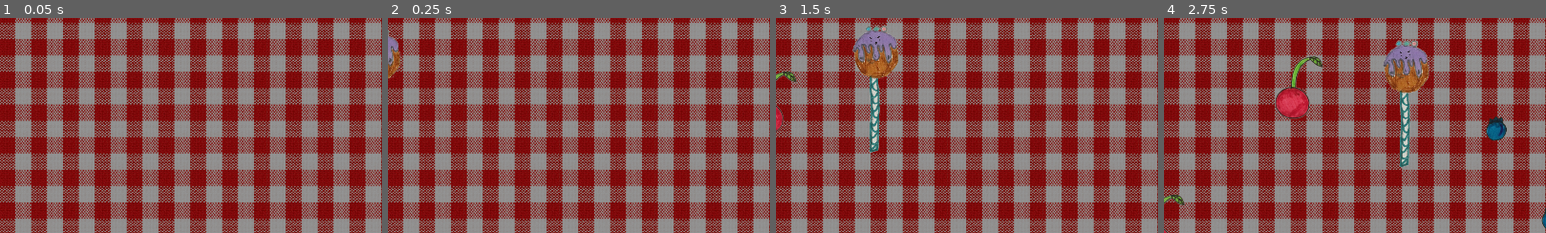
Above: before the commit, frames 1-4 (left to right).
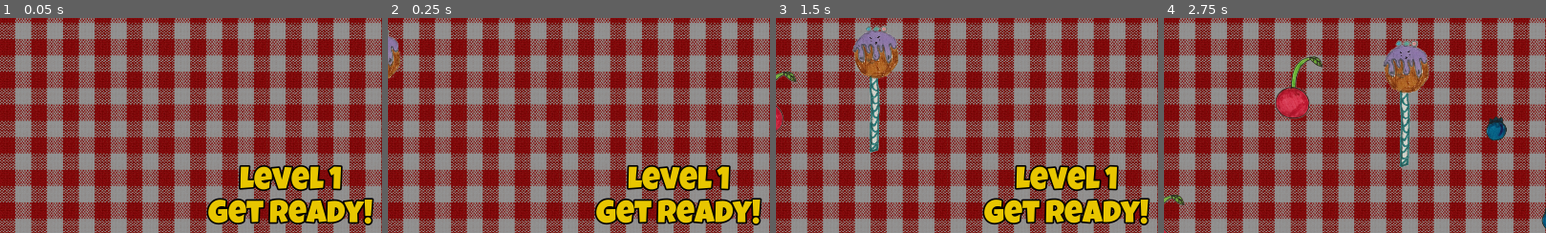
Above: after the commit, the same moments.

Repository: sdt/cake-invaders
Game: Godot game, scene res://Game.tscn
The game is run twice, just before and just after one commit, with the same random seed, the same clock (stepped at 60 frames per second) and the same inputs.
Inputs:
- Up to frame 1 (0.05 s): no input
- Up to frame 2 (0.25 s): no input
- Up to frame 3 (1.5 s): hold Right 0.53-1.28 s; tap Space at 0.77 s; hold Left from 1.28 s (still down)
- Up to frame 4 (2.75 s): tap Space at 1.52 s; release Left at 2.03 s; hold Right from 2.03 s (still down)
The pictures show only the part of the screen within x 10-60%, y 7-57%; the shares and areas given below are measured in that part.

The runs differ from the first frame. In frame 1, 7.2% of the frame differs, in the area x 54-98%, y 68-97%; in frame 2, 7.2%; in frame 3, 7.2%; in frame 4, nothing differs.

Commit message:
Add playable level sequence

Diff:
--- /dev/null
+++ b/Font.tres
@@ -0,0 +1,9 @@
+[gd_resource type="DynamicFont" load_steps=2 format=2]
+
+[ext_resource path="res://Font.ttf" type="DynamicFontData" id=1]
+
+[resource]
+size = 80
+outline_size = 4
+outline_color = Color( 0, 0, 0, 1 )
+font_data = ExtResource( 1 )
--- a/Game.gd
+++ b/Game.gd
@@ -14,6 +14,8 @@
 var startScreen
 var levelIndex = 0
 var currentLevel
+const messageTime = 2
+var messageTimeRemaining = 0
 
 func _init():
 	randomize() # Replace with function body.
@@ -25,6 +27,10 @@
 	initLevel(Level[levelIndex])
 
 func _process(delta):
+	if messageTimeRemaining > 0:
+		messageTimeRemaining = messageTimeRemaining - delta
+		if messageTimeRemaining <= 0:
+			$Message.visible = false
 	if currentLevel.isFinished():
 		remove_child(currentLevel)
 		levelIndex = (levelIndex + 1) % Level.size()
@@ -53,4 +59,9 @@
 func initLevel(type):
 	currentLevel = type.instance()
 	currentLevel.player = player
+	var message = $Message
+	message.text = currentLevel.message
+	message.visible = true
+
+	messageTimeRemaining = messageTime
 	add_child(currentLevel)
--- a/Game.tscn
+++ b/Game.tscn
@@ -1,9 +1,10 @@
-[gd_scene load_steps=6 format=2]
+[gd_scene load_steps=7 format=2]
 
 [ext_resource path="res://Game.gd" type="Script" id=1]
 [ext_resource path="res://Doughnut.png" type="Texture" id=2]
 [ext_resource path="res://Player.gd" type="Script" id=3]
 [ext_resource path="res://Tablecloth.png" type="Texture" id=4]
+[ext_resource path="res://Font.tres" type="DynamicFont" id=5]
 
 [sub_resource type="CircleShape2D" id=1]
 
@@ -29,3 +30,17 @@
 z_index = -10
 texture = ExtResource( 4 )
 centered = false
+
+[node name="Message" type="Label" parent="."]
+margin_left = 556.0
+margin_top = 394.0
+margin_right = 1308.0
+margin_bottom = 669.0
+size_flags_horizontal = 3
+custom_fonts/font = ExtResource( 5 )
+custom_colors/font_color = Color( 0.909804, 0.776471, 0, 1 )
+text = "Hello, world!
+New Line"
+align = 1
+valign = 1
+autowrap = true
--- a/Level.gd
+++ b/Level.gd
@@ -2,7 +2,7 @@
 
 extends Node2D
 
-export(String) var message = "Get Ready";
+export(String, MULTILINE) var message = "Get Ready";
 
 var shown = false
 
--- a/Level1.tscn
+++ b/Level1.tscn
@@ -6,6 +6,8 @@
 
 [node name="Level1" type="Node2D"]
 script = ExtResource( 1 )
+message = "Level 1
+Get Ready!"
 
 [node name="CakePop" parent="." instance=ExtResource( 2 )]
 position = Vector2( 957.324, 216.758 )
--- a/Level2.tscn
+++ b/Level2.tscn
@@ -6,6 +6,8 @@
 
 [node name="Level2" type="Node2D"]
 script = ExtResource( 1 )
+message = "Level 2
+Oh no!"
 
 [node name="SpicedScone" parent="." instance=ExtResource( 2 )]
 position = Vector2( 960, 300 )
Binary file added: Font.ttf
